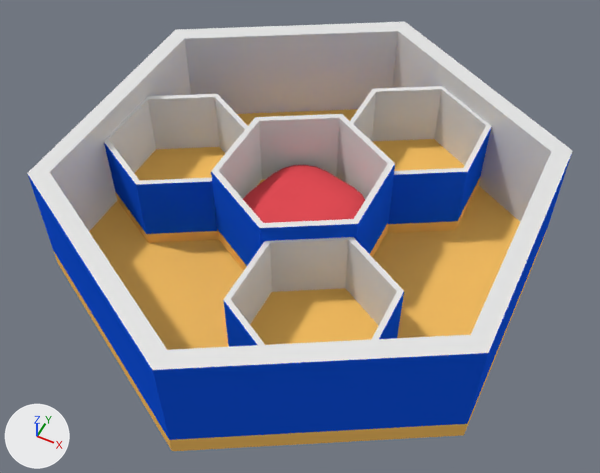
Before and after pictures for a commit that changed the Blender file BlenderModels/broodNest_unjoined.blend.
Both versions are drawn from a 50 mm lens placed at (0.494, -1.003, 1.278), pointed at (0.012, -0.038, 0.071). Lighting does not change. The marker at lower left points along +X, +Y and +Z.

Objects in the first picture: 'Cube', 'HexFloor', 'HexFloor.001', 'HexFloor.002', 'HexFloor.003', 'HexFloor.004'.
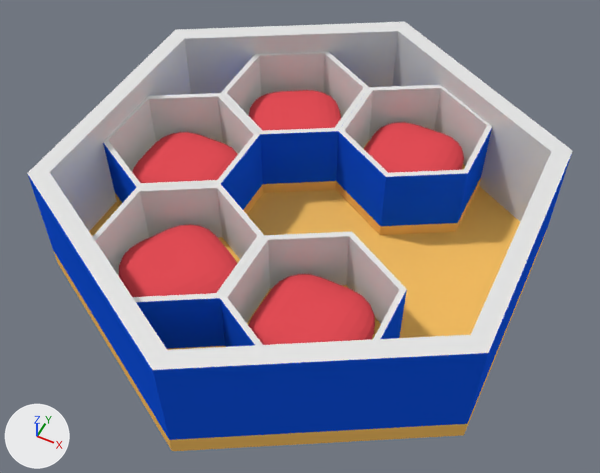
Where the change shows, as pixel boxes (x1, y1, x2, y2) in the pictures (600 x 473 px):
'HexFloor.001', moved, rescaled
    before: (211, 114, 395, 271)
    after: (93, 184, 264, 350)
'HexFloor.002', moved, rescaled
    before: (350, 86, 492, 233)
    after: (221, 52, 369, 193)
'HexFloor.003', moved, rescaled
    before: (104, 94, 248, 243)
    after: (103, 93, 263, 214)
'HexFloor.004', moved, rescaled
    before: (223, 237, 404, 347)
    after: (220, 231, 407, 347)
'BabyCell1', added
    after: (336, 85, 492, 235)
'Cube', moved, turned, rescaled
    before: (243, 165, 365, 223)
    after: (133, 132, 238, 183)
'Cube.002', added (red)
    after: (248, 274, 375, 345)
'Cube.001', added (red)
    after: (119, 224, 237, 297)
'Pillow1', added (red)
    after: (364, 122, 464, 173)
'Cube.004', added (red)
    after: (249, 90, 341, 131)

The change, as a list of edits to the scene's bpy script:
```text
Change ob_hexfloor_001:
    ob_hexfloor_001.location: (0.0, 0.0, 0.044) -> (-0.135, -0.233, 0.034)
    ob_hexfloor_001.scale: (0.17, 0.17, 0.015) -> (0.155, 0.155, 0.013)
Change ob_hexfloor_002:
    ob_hexfloor_002.location: (0.137, 0.235, 0.034) -> (-0.135, 0.233, 0.034)
    ob_hexfloor_002.scale: (0.15, 0.15, 0.013) -> (0.155, 0.155, 0.013)
Change ob_hexfloor_003:
    ob_hexfloor_003.location: (-0.274, 0.0, 0.034) -> (-0.269, 0.0, 0.034)
    ob_hexfloor_003.scale: (0.15, 0.15, 0.013) -> (0.155, 0.155, 0.013)
Change ob_hexfloor_004:
    ob_hexfloor_004.location: (0.137, -0.235, 0.034) -> (0.134, -0.233, 0.034)
    ob_hexfloor_004.scale: (0.15, 0.15, 0.013) -> (0.155, 0.155, 0.013)
Change ob_cube:
    ob_cube.location: (0.0, 0.0, 0.086) -> (-0.266, 0.0, 0.086)
    ob_cube.rotation_euler: (0.0, 0.0, -0.258) -> (0.0, 0.0, -0.0121)  # degrees (0, 0, -15) -> degrees (0, 0, -0.7)
    ob_cube.scale: (0.115, 0.115, 0.0398) -> (0.0998, 0.0998, 0.0398)
Add ob_cube_004:
    ob_cube_004 = bpy.data.objects.new('Cube.004', me_cube_004)  # 216 vertices, 218 faces; spans x -1.0..1.0, y -1.0..1.0, z -1.0..1.0; in mat_babyqueenpillow_004 (red #e74f57)
    ob_cube_004.location = (-0.135, 0.233, 0.086)
    ob_cube_004.rotation_euler = (0.0, 0.0, -1.023)  # degrees (0, 0, -59)
    ob_cube_004.scale = (0.0998, 0.0998, 0.0398)
Add ob_pillow1:
    ob_pillow1 = bpy.data.objects.new('Pillow1', me_cube_003)  # 216 vertices, 218 faces; spans x -1.0..1.0, y -1.0..1.0, z -1.0..1.0; in mat_babyqueenpillow_003 (red #e74f57)
    ob_pillow1.location = (0.133, 0.235, 0.086)
    ob_pillow1.rotation_euler = (0.0, 0.0, -0.0121)  # degrees (0, 0, -0.7)
    ob_pillow1.scale = (0.0998, 0.0998, 0.0398)
Add ob_cube_002:
    ob_cube_002 = bpy.data.objects.new('Cube.002', me_cube_002)  # 216 vertices, 218 faces; spans x -1.0..1.0, y -1.0..1.0, z -1.0..1.0; in mat_babyqueenpillow_002 (red #e74f57)
    ob_cube_002.location = (0.133, -0.235, 0.086)
    ob_cube_002.rotation_euler = (0.0, 0.0, -0.0253)  # degrees (0, 0, -1.4)
    ob_cube_002.scale = (0.0998, 0.0998, 0.0398)
Add ob_cube_001:
    ob_cube_001 = bpy.data.objects.new('Cube.001', me_cube_001)  # 216 vertices, 218 faces; spans x -1.0..1.0, y -1.0..1.0, z -1.0..1.0; in mat_babyqueenpillow_001 (red #e74f57)
    ob_cube_001.location = (-0.137, -0.235, 0.086)
    ob_cube_001.rotation_euler = (0.0, 0.0, -0.518)  # degrees (0, 0, -30)
    ob_cube_001.scale = (0.0998, 0.0998, 0.0398)
Add ob_babycell1:
    ob_babycell1 = bpy.data.objects.new('BabyCell1', me_cylinder_017)  # 72 vertices, 36 faces; spans x -0.87..0.87, y -1.0..1.0, z -1.0..11.61; in mat_material_011 (orange #ffc666), mat_interiririr_wall_011 (white #e7e7e7), mat_wall_011 (blue #1656e7), mat_rim_011 (white #e7e7e7), mat_bottom_inter_wall_011 (white #e7e7e7)
    ob_babycell1.location = (0.134, 0.233, 0.034)
    ob_babycell1.scale = (0.155, 0.155, 0.013)
```
